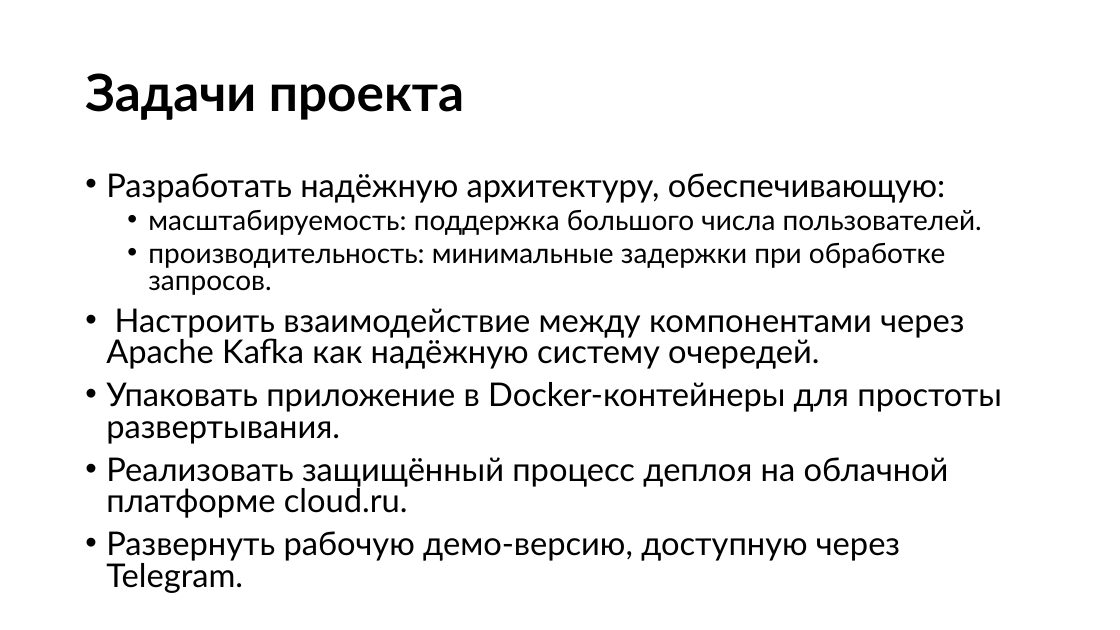
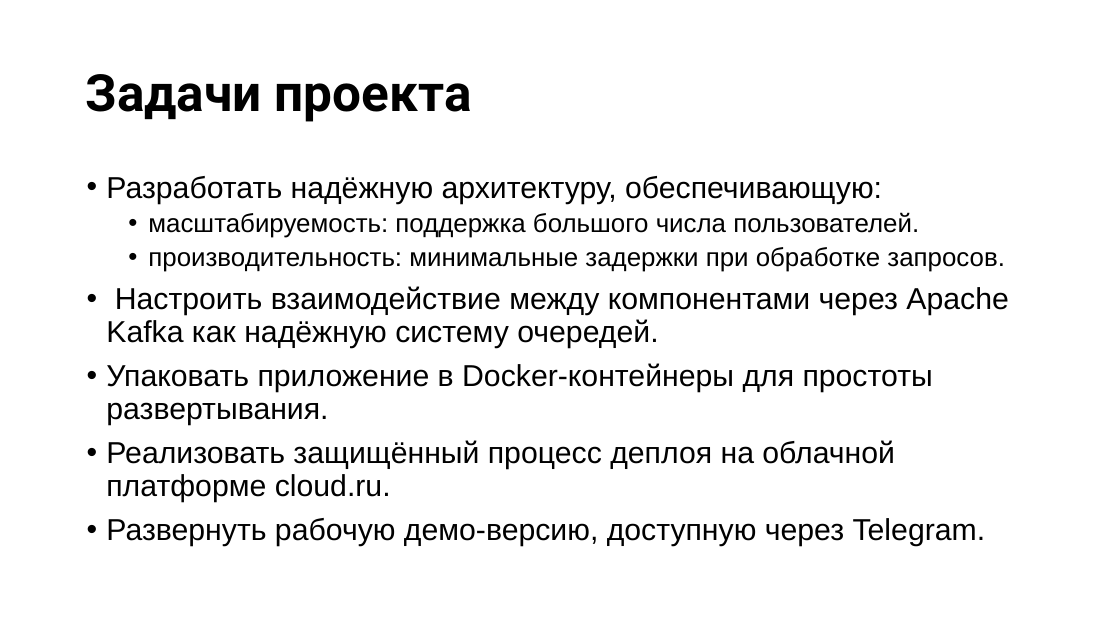
Before and after one commit to MLGBrotishka/neuro_mlops, a slide deck: slide 3 of presentation/Prompt2Pic.pptx. Drawn at 1120x630 pixels with LibreOffice and Linux fonts; fonts in the diff are those of the drawing. Boxes give left, top, right and bottom in pixels: in the first picture for what was removed or moved away, otherwise in the second. Text is boxed around its words. In the diff, an @@ line names an element or a change of style, - is before the commit and + after.

```diff
--- a/presentation/Prompt2Pic.pptx
+++ b/presentation/Prompt2Pic.pptx
@@ title "Задачи проекта" at box(85, 74, 472, 122): font Lato to Roboto @@
@@ text "Разработать надёжную архитектуру, обеспечивающую:" at box(106, 176, 1008, 546): size 28 to 25.9 pt in "Разработать надёжную архитектуру, обеспечивающую:", "Настроить взаимодействие между компонентами через Apache Kaf ...", "Упаковать приложение в Docker-контейнеры для простоты развер ...", "Реализовать защищённый процесс деплоя на облачной платформе ..." and 1 more places; font Lato to Arial; size 24 to 22.2 pt in "масштабируемость: поддержка большого числа пользователей.", "производительность: минимальные задержки при обработке запро ..."; indent changed; line spacing 0.8 to 0.9; less space between paragraphs @@
```
Also in this commit, not shown: 7 other slides changed, 18 slides added, 2 slides removed, 1 other file.
